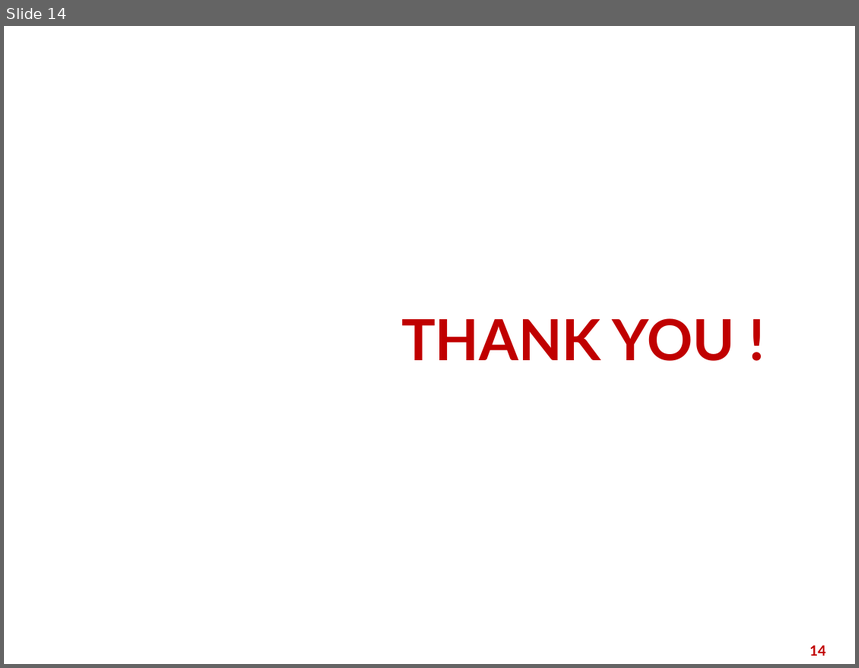
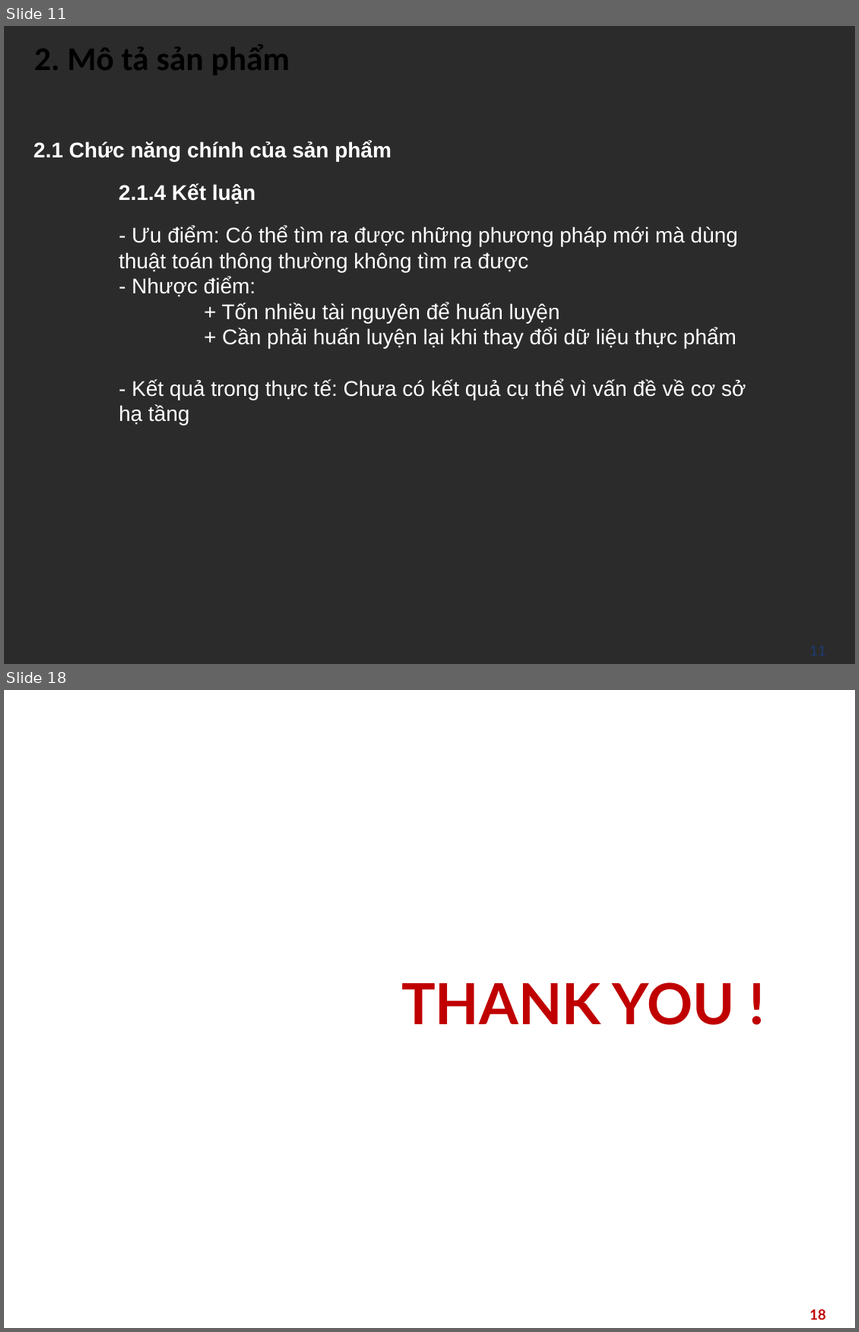
Before and after one commit to zVNoob/meal_suggestion, a slide deck: slides.odp. Shown one above the other, each under a label of ours: slide 14 before the commit, slides 11 and 18 after it; the slides between them are not shown. The pictures are 859x668 and 859x1332 pixels, drawn with LibreOffice and Linux fonts; fonts in the diff are those of the drawing; background and template pictures are left out; a plain dark background stands for a picture behind light text. Boxes give left, top, right and bottom in pixels: in the first picture for what was removed or moved away, otherwise in the second. Text is boxed around its words. In the diff, an @@ line names an element or a change of style, - is before the commit and + after.

```diff
--- a/slides.odp
+++ b/slides.odp
@@ slide 11 added at box(4, 26, 855, 664), background picture (left out) @@
@@ title added at box(34, 44, 291, 75), 28 pt, text #000000, bold @@
+2. Mô tả sản phẩm
@@ text added at box(34, 141, 392, 161), 18 pt, text #FFFFFF, bold @@
+2.1 Chức năng chính của sản phẩm
@@ text added at box(119, 183, 256, 204), 18 pt, text #FFFFFF, bold @@
+2.1.4 Kết luận
@@ text added at box(119, 226, 746, 425), 18 pt, text #FFFFFF @@
+- Ưu điểm: Có thể tìm ra được những phương pháp mới mà dùng thuật toán thông thường không tìm ra được
+- Nhược điểm:
++ Tốn nhiều tài nguyên để huấn luyện
++ Cần phải huấn luyện lại khi thay đổi dữ liệu thực phẩm
+- Kết quả trong thực tế: Chưa có kết quả cụ thể vì vấn đề về cơ sở hạ tầng
@@ page number added at box(643, 638, 835, 664), 12 pt, text #203864, bold @@
+11
@@ what was slide 14 is now slide 18 @@
@@ page number at box(810, 1309, 826, 1320): text changed @@
-14
+18
```
Also in this commit, not shown: 2 slides changed, 6 other slides added, 3 slides removed, 1 other file.
